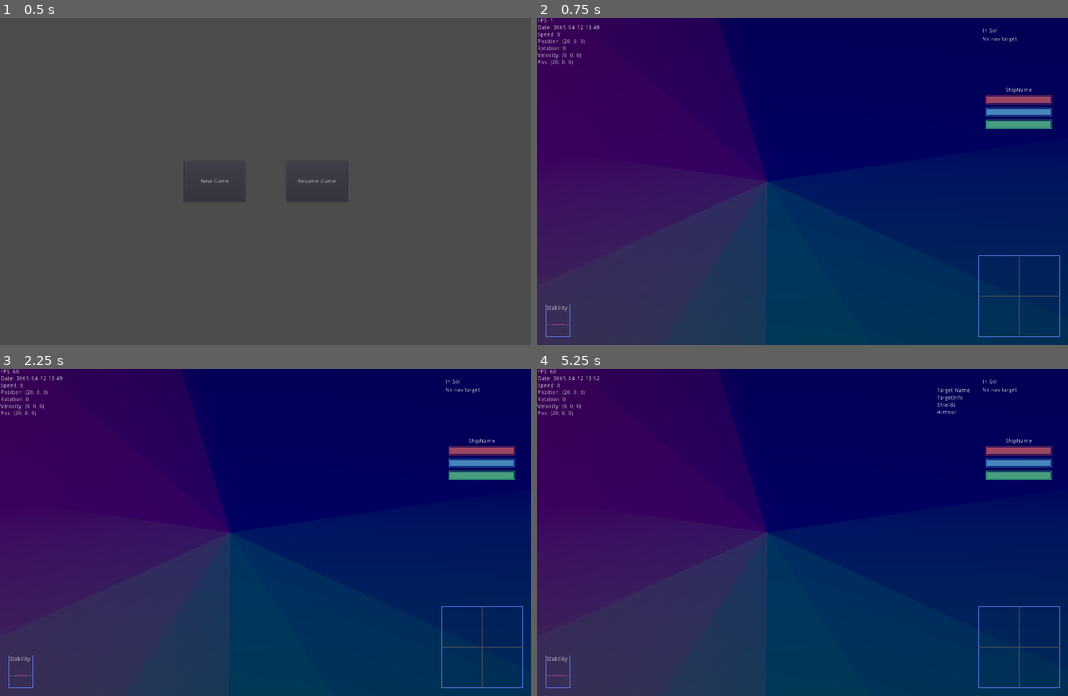
Above: before the commit, frames 1-4 (two rows, left to right).
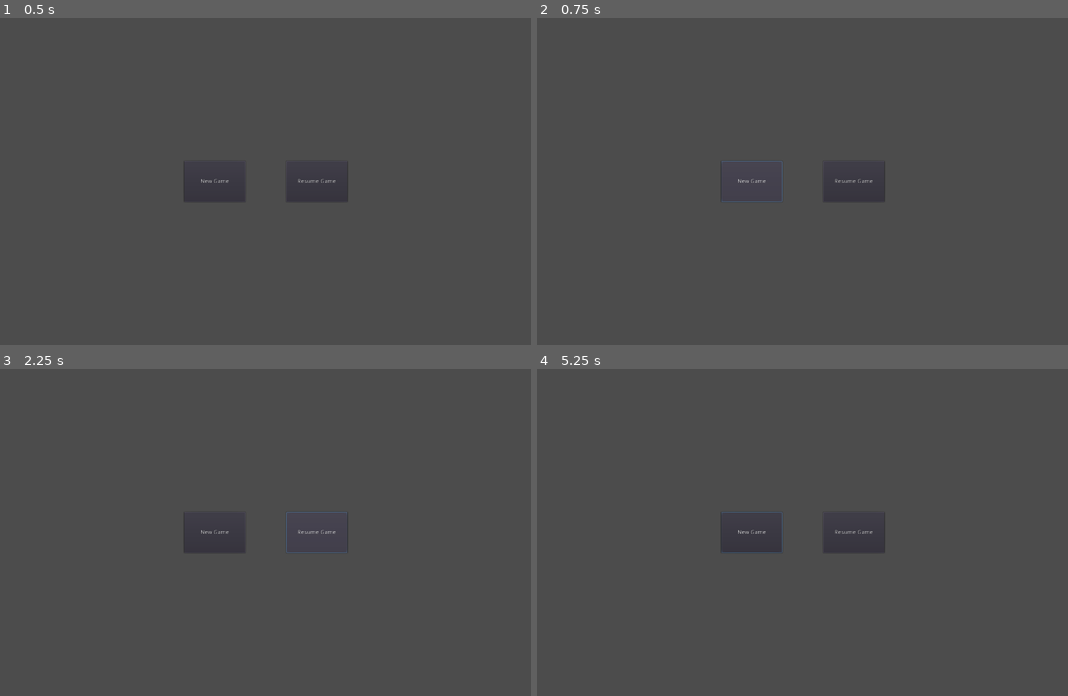
Above: after the commit, the same moments.

Repository: wraitii/WindRider
Game: Godot game, scene res://source/gui/MainMenu.tscn
Two runs of this game, one before a commit and one after it. Both use one fixed random seed, a clock stepped at 60 frames per second and the inputs below.
Inputs (mouse positions are in pixels of both pictures, inside the frame that each line leads up to):
- Up to frame 1 (0.5 s): no input
- Up to frame 2 (0.75 s): click "New Game" at 0.5 s
- Up to frame 3 (2.25 s): click (212, 532) at 1.25 s, where only the run after the commit has a clickable "New Game"; click (318, 532) at 2 s, where only the run after the commit has a clickable "Resume Game"
- Up to frame 4 (5.25 s): tap Enter (ship_dock) at 2.75, 3.6 s; move the mouse to (919, 516) at 2.77 s; hold Right (ship_rotate_right) 2.78-3.53 s; hold A (ship_aim_towards_target) 2.78-3.53 s; click (919, 516) at 2.92 s; tap Escape (ship_reset_systems) at 3.5, 4.25, 5 s; move the mouse to (696, 548) at 3.52 s; hold Down (ship_reverse) 3.53-4.28 s; move the mouse to (855, 460) at 4.27 s; hold Right (ship_rotate_right) 4.28-5.03 s; tap Space (ship_fire) at 4.35 s; move the mouse to (775, 597) at 5.02 s; hold Up (ship_thrust) from 5.03 s (still down); tap Tab (ship_next_target) at 5.1 s; click (775, 597) at 5.17 s

Frame 1 is identical in both runs. In frame 2, 100% of the frame differs, in the area x 0-100%, y 0-100%; in frame 3, 100%; in frame 4, 100%.
Error before the commit: Unable to iterate on object of type 'Nil'. (res://source/lib/DataMgr.gd:18)
Error after the commit: Parse Error: The member "position" already exists in a parent class. (res://source/game/JumpZone.gd:5)

Commit message:
Can get in-game with the new architecture but it's WIP

Diff:
--- a/source/Core.gd
+++ b/source/Core.gd
@@ -23,18 +23,17 @@
 
 var societyMgr = SocietyMgr.new()
 var systemsMgr = SystemsMgr.new()
-var landablesData = LandableMgr.new()
+var landablesMgr = LandableMgr.new()
 var outsideWorldSim = OutsideWorldSim.new()
 
 var gameState;
 var damageMgr = DamageMgr.new()
 
-func _init():
+func create_new_game():
 	societyMgr.populate()
+	landablesMgr.populate()
 	systemsMgr.populate()
-	landablesData.populate()
 
-func create_new_game():
 	NodeHelpers.queue_delete(get_node('/root/MainMenu'))
 
 	gameState = GameStatus.new()
@@ -75,7 +74,7 @@
 func load_scene():
 	if gameState.playerShip.dockedAt != null:
 		gameState.currentScene = Docked.instance()
-		gameState.currentScene.init(landablesData.get(gameState.playerShip.dockedAt));
+		gameState.currentScene.init(landablesMgr.get(gameState.playerShip.dockedAt));
 		get_node('/root').add_child(gameState.currentScene)
 	else:
 		gameState.currentScene = InGame.instance()
--- a/source/game/JumpZone.gd
+++ b/source/game/JumpZone.gd
@@ -1,10 +1,36 @@
-extends 'res://source/game/Landable.gd'
+extends Spatial
 
-var jumpTo = null;
-var direction;
+var ownerSystem;
+var jumpTo : String;
+var position : Vector3;
+var direction : Vector3;
 
-func init(system):
-	jumpTo = system['name'];
+func init(o, d):
+	ownerSystem = o
+	jumpTo = d['jump_to'];
+	position = Vector3(d['position'][0], 0.0, d['position'][1]);
+	# defer direction to graphics to avoid a data race
+
+func _enter_tree():
+	add_to_group('JumpZones', true)
+	init_graphics();
+
+func _exit_tree():
+	remove_from_group('JumpZones')
+
+func init_graphics():
+	var jumpSys = Core.systemsMgr.get(jumpTo)
+
+	direction = (jumpSys.position - position).normalized()
+
+	var up_dir = Vector3(0, 1, 0)
+	if direction == up_dir:
+		up_dir = Vector3(-1,0,0)
+
+	look_at_from_position(position, direction, up_dir)
+	# pretend systems are XY, not XZ aligned
+	# so that in general jump zones point UP
+	rotate_object_local(Vector3(1,0,0),PI/2.0)
 
 func deliver(obj):
 	var target = -direction
--- a/source/game/Landable.gd
+++ b/source/game/Landable.gd
@@ -1,19 +1,35 @@
 extends Area
 
-var data;
+const Graphics = preload('res://data/art/landables/Landable.tscn')
+
+var graphics;
+
+var ID;
+var position;
 
 ### 0-100
 var societyPresence = {};
 
-func _ready():
+func _enter_tree():
 	add_to_group('Landables', true)
-	pass
+	graphics = Graphics.instance()
+	add_child(graphics)
 
-func init(landableName):
-	data = Core.landablesData.get(landableName)
+func _exit_tree():
+	remove_from_group('Landables')
+	remove_child(graphics)
+	graphics = null;
+
+
+func init(data):
+	ID = data.ID
+	position = Vector3(data['position'][0],data['position'][1],data['position'][2])
+	translate(position)
+	scale_object_local(Vector3(10,10,10))
+
 	for c in data['society_presence']:
-		assert(Core.societyData.get(c['name'] != null))
-		societyPresence[c['name']] = c['presence']
+		assert(Core.societyMgr.get(c['ID']) != null)
+		societyPresence[c['ID']] = c['presence']
 
 ################
 ################
--- a/source/game/Landable.tscn
+++ /dev/null
@@ -1,40 +0,0 @@
-[gd_scene load_steps=4 format=2]
-
-[ext_resource path="res://source/game/Landable.gd" type="Script" id=1]
-[ext_resource path="res://source/graphics/Planet.tscn" type="PackedScene" id=2]
-
-[sub_resource type="CylinderShape" id=1]
-
-margin = 0.04
-radius = 1.0
-height = 2.0
-
-[node name="Landable" type="Area"]
-input_ray_pickable = false
-input_capture_on_drag = false
-space_override = 0
-gravity_point = false
-gravity_distance_scale = 0.0
-gravity_vec = Vector3( 0, -1, 0 )
-gravity = 9.8
-linear_damp = 0.1
-angular_damp = 1.0
-priority = 0.0
-monitoring = true
-monitorable = true
-collision_layer = 0
-collision_mask = 1
-audio_bus_override = false
-audio_bus_name = "Master"
-reverb_bus_enable = false
-reverb_bus_name = "Master"
-reverb_bus_amount = 0.0
-reverb_bus_uniformity = 0.0
-script = ExtResource( 1 )
-
-[node name="LandableArea" type="CollisionShape" parent="."]
-shape = SubResource( 1 )
-disabled = false
-
-[node name="Spatial" parent="." instance=ExtResource( 2 )]
-transform = Transform( 1, 0, 0, 0, 1, 0, 0, 0, 1, 0, 1.09807, 0 )
--- a/source/game/Ship.gd
+++ b/source/game/Ship.gd
@@ -48,7 +48,7 @@
 	targetingSystem = get_node('TargetingSystem');
 	shipStats = get_node('ShipStats')
 
-	data = Core.shipsData.get(shipType)
+	data = Core.dataMgr.get('ships/' + shipType)
 	shipStats.init(data)
 	targetingSystem.init(null, self);
 
--- a/source/game/ShipStats.gd
+++ b/source/game/ShipStats.gd
@@ -21,7 +21,7 @@
 	return stats[s]
 
 func _parse_component(compInfo):
-	var cdata = Core.componentsData.get(compInfo['name'])
+	var cdata = Core.dataMgr.get('ship_components/' + compInfo['ID'])
 	if !cdata:
 		return
 	var comp = Component.new(cdata)
--- a/source/game/System.gd
+++ b/source/game/System.gd
@@ -1,17 +1,28 @@
 extends Spatial
 
+const Star = preload('Star.tscn')
+const JumpZone = preload('JumpZone.tscn')
+const Sky = preload('res://data/art/system_skies/SystemSky.tscn')
+
 var ID : String;
-
-const Star = preload('Star.tscn')
-const Landable = preload('Landable.tscn')
-const JumpZone = preload('JumpZone.tscn')
+var position : Vector3
+var sky = null;
 
 func init(systemData):
 	ID = systemData.ID;
+	position = A2V._3(systemData.position)
 	_parse_stars(systemData)
 	_parse_landables(systemData)
 	_parse_jump_zones(systemData)
 	pass
+
+func _enter_tree():
+	sky = Sky.instance()
+	add_child(sky)
+
+func _exit_tree():
+	remove_child(sky);
+	sky = null;
 
 func _parse_stars(sysData):
 	if !("stars" in sysData):
@@ -28,38 +39,14 @@
 	if !("landables" in sysData):
 		return
 
-	for landableDef in sysData['landables']:
-		var landable = Landable.instance()
-		landable.init(landableDef['ID'])
-
-		self.add_child(landable)
-		var pos = landableDef['position']
-		landable.translate(Vector3(pos[0],pos[1],pos[2]))
-		landable.scale_object_local(Vector3(10,10,10))
+	for landable in sysData['landables']:
+		self.add_child(Core.landablesMgr.get(landable))
 
 func _parse_jump_zones(sysData):
 	if !("jump_zones" in sysData):
 		return
 
 	for jsd in sysData['jump_zones']:
-		var pos = jsd['position']
-		var jumpTo = Core.systemsMgr.get(jsd['ID'])
-		if !jumpTo: pass
-
 		var jumpZone = JumpZone.instance()
-
-		var dir = A2V._3(jumpTo['position']) - A2V._3(sysData['position'])
-		dir = dir.normalized()
-
-		var up_dir = Vector3(0, 1, 0)
-		if dir == up_dir:
-			up_dir = Vector3(-1,0,0)
-
-		jumpZone.look_at_from_position(Vector3(pos[0],0.0,pos[1]), dir, up_dir)
-		# pretend systems are XY, not XZ aligned
-		jumpZone.rotate_object_local(Vector3(1,0,0),PI/2.0)
-
-		jumpZone.init(jumpTo)
-		jumpZone.direction = dir
-
+		jumpZone.init(self, jsd)
 		self.add_child(jumpZone)
--- a/source/game/System.tscn
+++ /dev/null
@@ -1,9 +0,0 @@
-[gd_scene load_steps=3 format=2]
-
-[ext_resource path="res://source/game/System.gd" type="Script" id=1]
-[ext_resource path="res://source/graphics/System.tscn" type="PackedScene" id=2]
-
-[node name="System" type="Spatial"]
-script = ExtResource( 1 )
-
-[node name="Sky" parent="." instance=ExtResource( 2 )]
--- a/source/game/WeaponSystem.gd
+++ b/source/game/WeaponSystem.gd
@@ -45,7 +45,7 @@
 		return;
 	ownerShip.energy -= weaponData['firing_energy'];
 
-	var data = Core.projectilesData.get(weaponData.kind)
+	var data = Core.dataMgr.get('projectiles/' + weaponData.kind)
 
 	var proj = Projectile.instance()
 	proj.init(data)
--- a/source/game/gui/Radar.gd
+++ b/source/game/gui/Radar.gd
@@ -26,7 +26,7 @@
 
 		if l is JumpZone:
 			id = l.jumpTo;
-		else: id = l.data.ID
+		else: id = l.ID
 
 		if id in radar:
 			pixel = radar[id]
--- a/source/game/ingame.gd
+++ b/source/game/ingame.gd
@@ -2,14 +2,10 @@
 
 export (String) var _system = null;
 
-const System = preload('System.tscn')
-
 func _ready():
 	_system = Core.gameState.playerShip.currentSystem;
 
-	var system = System.instance()
-	system.init(Core.systemsMgr.get(_system))
-	self.add_child(system)
+	self.add_child(Core.systemsMgr.get(_system))
 
 	Core.outsideWorldSim.connect('bring_ship_in', self, 'bring_ship_in')
 
--- a/source/lib/DataMgr.gd
+++ b/source/lib/DataMgr.gd
@@ -23,7 +23,8 @@
 	data[path] = datum
 
 func get(s):
-	if !(s in data):
-		print("Data for " + s + " not found")
+	var path = 'res://data/' + s + '.json';
+	if !(path in data):
+		print("Data for " + path + " not found")
 		return null
-	return data[s]
+	return data[path]
--- a/source/lib/IO.gd
+++ b/source/lib/IO.gd
@@ -21,7 +21,6 @@
 			var dret = list_dir(dirPath + file_name + '/', ext)
 			for a in dret:
 				ret.push_back(file_name + '/' + a)
-			print(ret)
 			file_name = dir.get_next()
 			continue
 		if ext == null || file_name.ends_with(ext):
